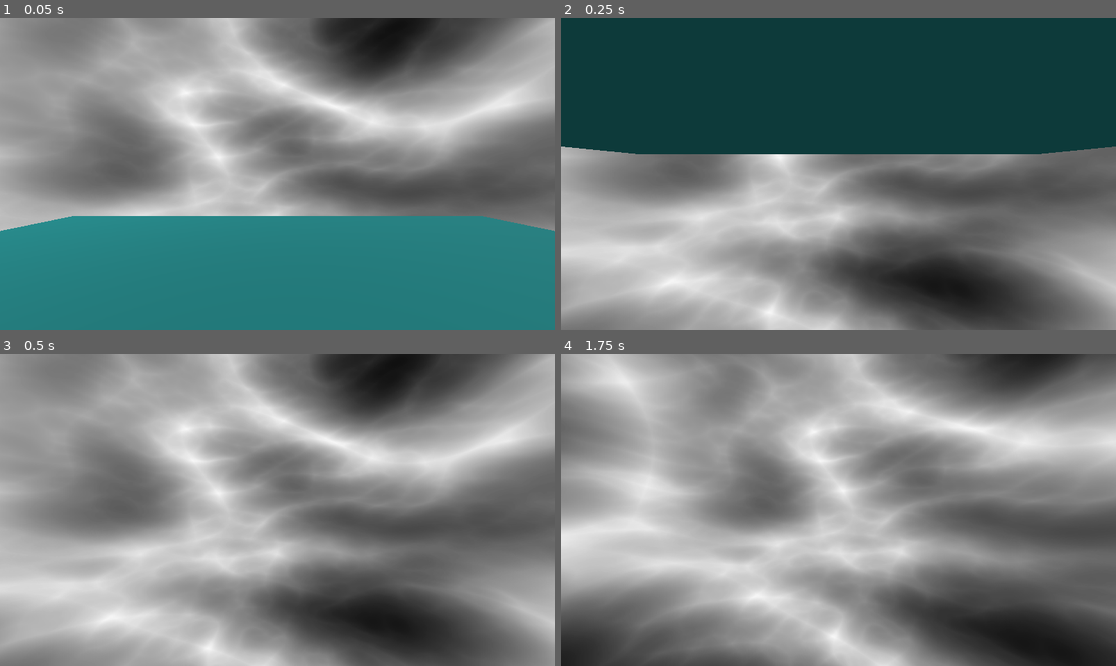
Above: before the commit, frames 1-4 (two rows, left to right).
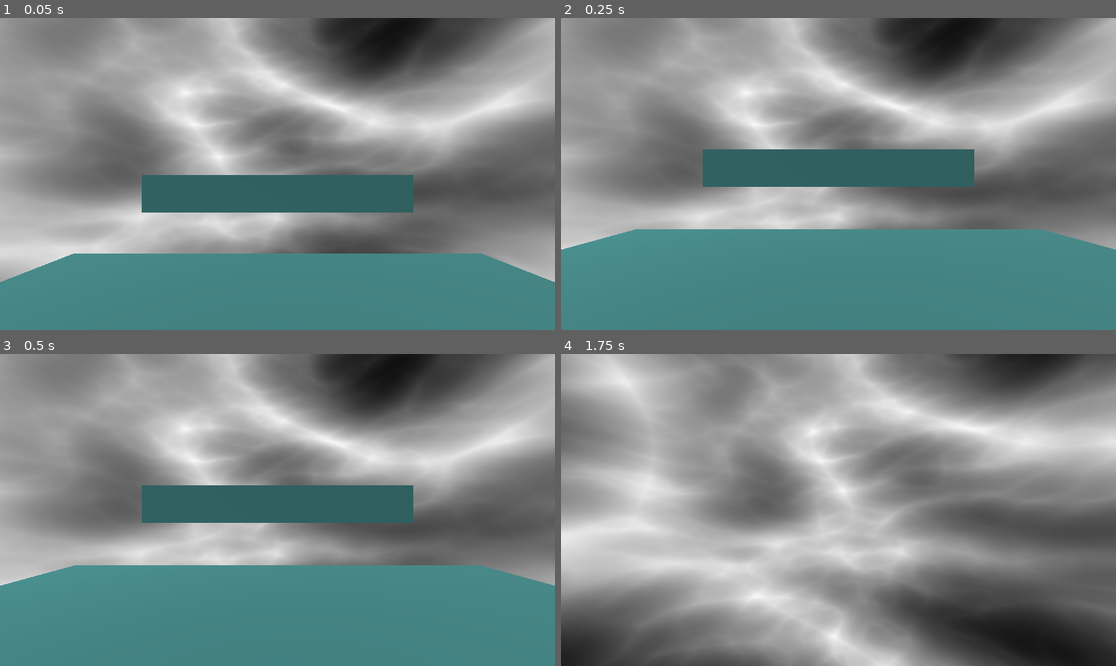
Above: after the commit, the same moments.

Repository: Schmizzle/CommunityGame
Game: Godot game, scene res://Levels/Gym/gym.tscn
Same seed, same stepped clock (60 frames per second), same inputs: the game is played once before the commit and once after it.
Inputs (mouse positions are in pixels of both pictures, inside the frame that each line leads up to):
- Up to frame 1 (0.05 s): no input
- Up to frame 2 (0.25 s): no input
- Up to frame 3 (0.5 s): no input
- Up to frame 4 (1.75 s): move the mouse to (866, 510) at 0.52 s; hold W (move-forward) from 0.53 s (still down); tap Space (jump) at 0.77, 1.52 s; tap Enter at 1.25 s; move the mouse to (810, 510) at 1.27 s

The runs differ from the first frame. In frame 1, 42% of the frame differs, in the area x 0-100%, y 50-100%; in frame 2, 79%, in the area x 0-100%, y 0-100%; in frame 3, 37%; in frame 4, nothing differs.

Commit message:
change collisions on the block

Diff:
--- a/community-game/Environment/Gym/basic-block.tscn
+++ b/community-game/Environment/Gym/basic-block.tscn
@@ -1,14 +1,17 @@
 [gd_scene format=3 uid="uid://ba84msgb7twy3"]
+
+[sub_resource type="BoxShape3D" id="BoxShape3D_p7ogv"]
 
 [sub_resource type="BoxMesh" id="BoxMesh_go0wd"]
 
 [sub_resource type="StandardMaterial3D" id="StandardMaterial3D_p7ogv"]
-albedo_color = Color(0, 0.4247642, 0.4282837, 1)
+albedo_color = Color(0.20536906, 0.4565636, 0.456101, 1)
 
 [node name="BasicBlock" type="StaticBody3D" unique_id=239868963]
 collision_mask = 6
 
 [node name="CollisionShape3D" type="CollisionShape3D" parent="." unique_id=1009763019]
+shape = SubResource("BoxShape3D_p7ogv")
 
 [node name="MeshInstance3D" type="MeshInstance3D" parent="." unique_id=1268090775]
 mesh = SubResource("BoxMesh_go0wd")
--- a/community-game/Levels/Gym/gym.tscn
+++ b/community-game/Levels/Gym/gym.tscn
@@ -39,7 +39,10 @@
 environment = SubResource("Environment_4jjoa")
 
 [node name="Node3D" parent="." unique_id=239868963 instance=ExtResource("1_kit3i")]
-transform = Transform3D(14.22342, 0, 0, 0, 1, 0, 0, 0, 14.22342, 0, -0.50626767, 0)
+transform = Transform3D(11.732837, 0, 0, 0, 1, 0, 0, 0, 11.732837, 0, -0.50626767, 0)
+
+[node name="Node3D2" parent="." unique_id=983906796 instance=ExtResource("1_kit3i")]
+transform = Transform3D(1, 0, 0, 0, 1, 0, 0, 0, 7.2789426, 5.955337, 1.7551073, 0)
 
 [node name="Player" parent="." unique_id=1432177263 instance=ExtResource("2_5qgok")]
-transform = Transform3D(1, 0, 0, 0, 1, 0, 0, 0, 1, 0, 1.0223587, 0)
+transform = Transform3D(1, 0, 0, 0, 1, 0, 0, 0, 1, 0, 1.8487244, 0)
